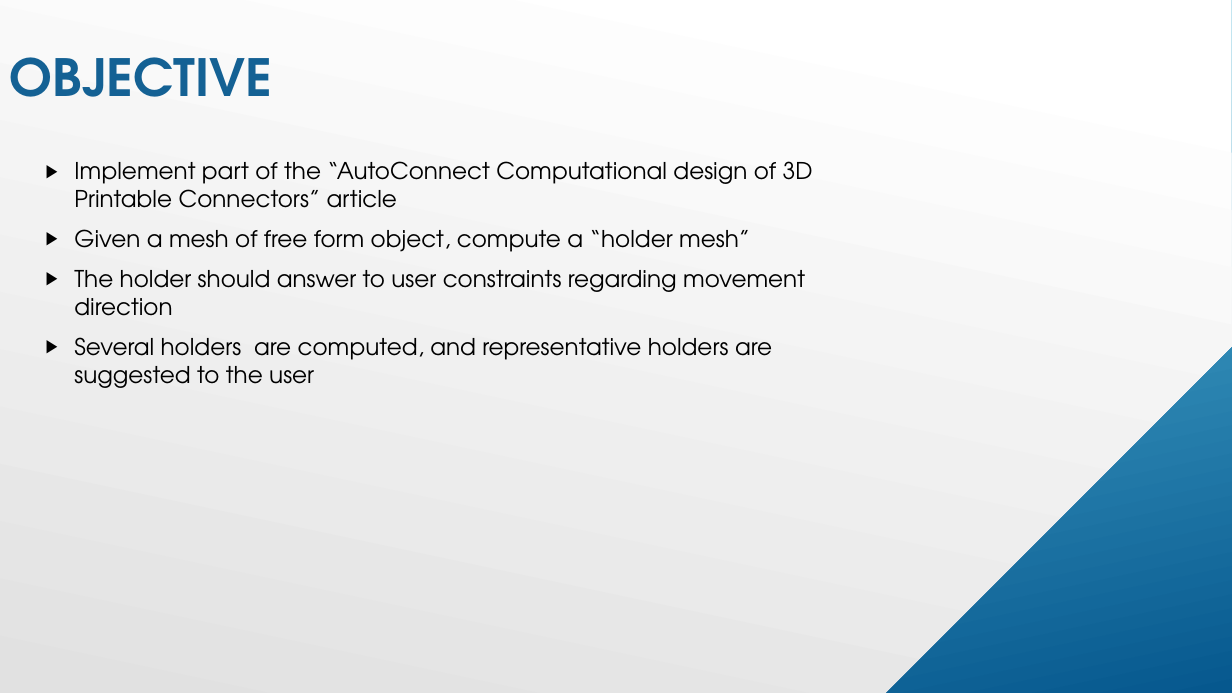
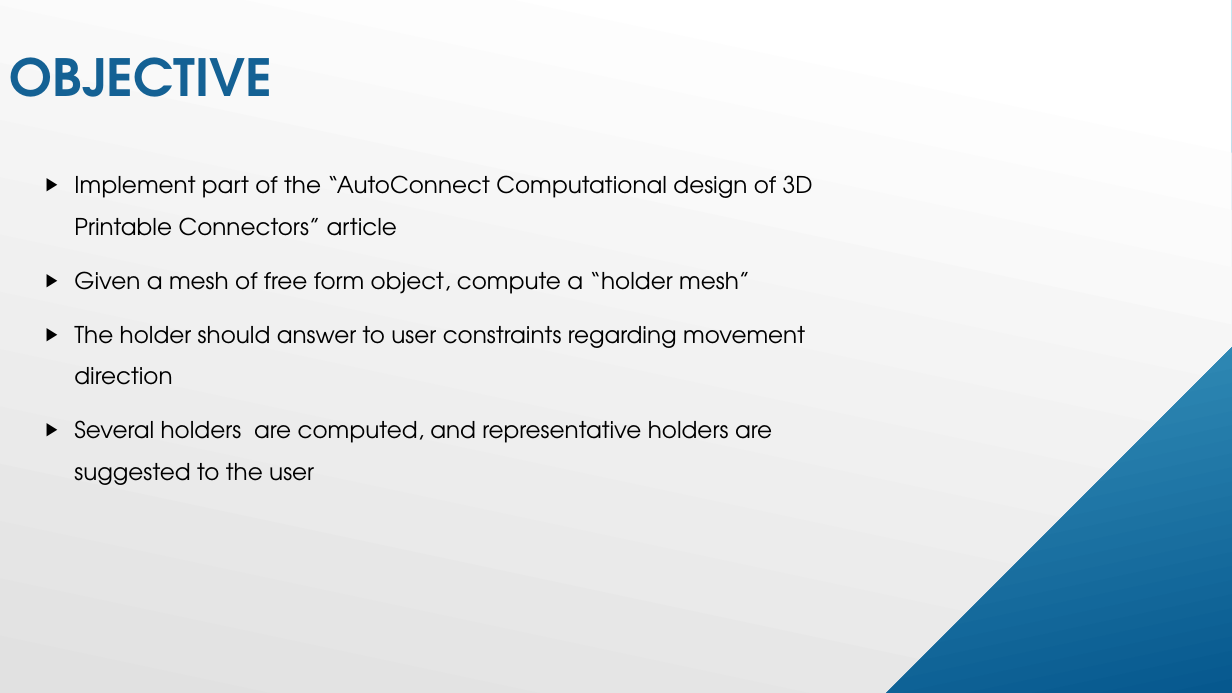
Before and after one commit to omlad93/auto-connect, a slide deck: slide 2 of presentation/AutoConnect.pptx. Drawn at 1232x693 pixels with LibreOffice and Linux fonts; fonts in the diff are those of the drawing. Boxes give left, top, right and bottom in pixels: in the first picture for what was removed or moved away, otherwise in the second. Text is boxed around its words. In the diff, an @@ line names an element or a change of style, - is before the commit and + after.

```diff
--- a/presentation/AutoConnect.pptx
+++ b/presentation/AutoConnect.pptx
@@ text "Implement part of the “AutoConnect ..." at [74,175,813,485]: line spacing 1 to 1.5 @@
```
Also in this commit, not shown: 3 other slides changed, 2 slides added, 15 other files.
